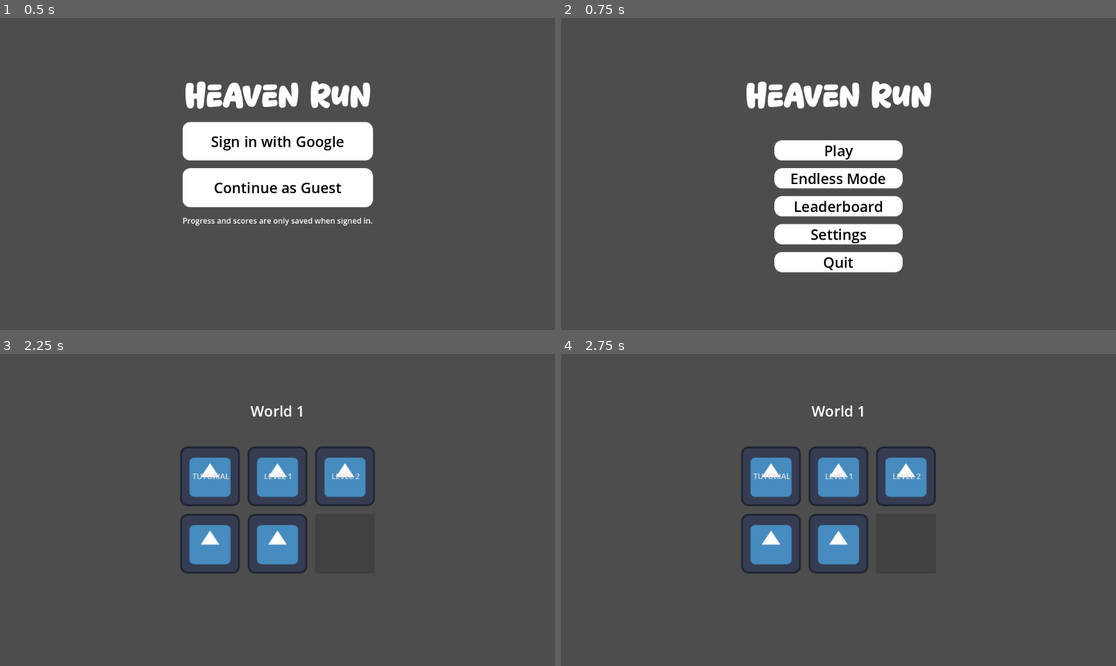
Above: before the commit, frames 1-4 (two rows, left to right).
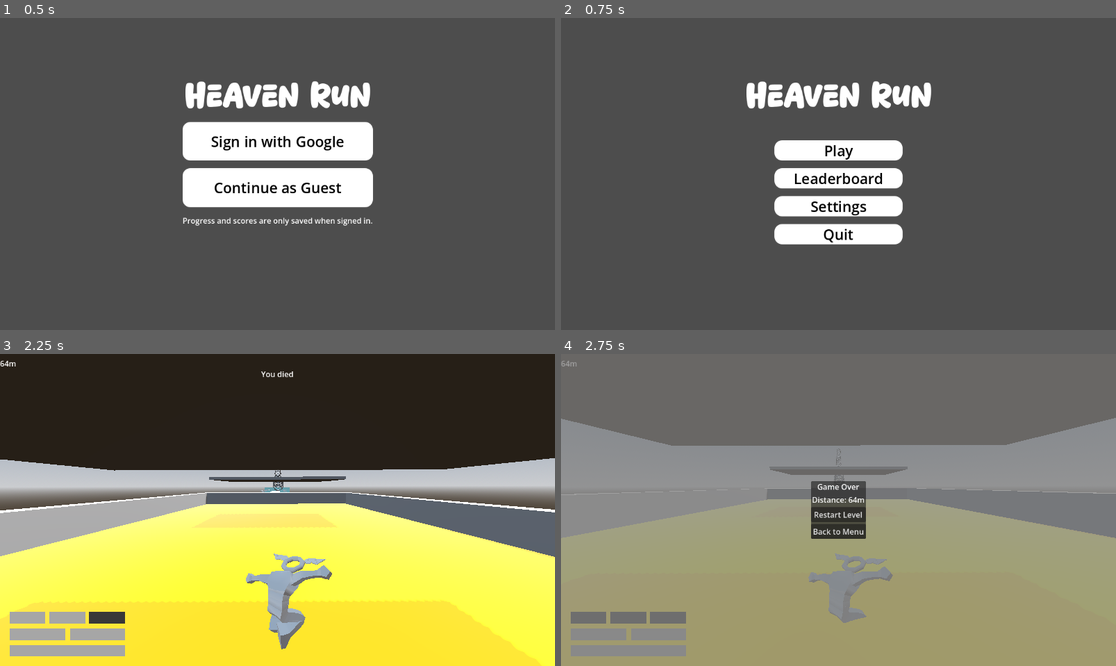
Above: after the commit, the same moments.

Repository: jpvds1/DDJD
Game: Godot game, scene res://scenes/game_controller.tscn
Same seed, same stepped clock (60 frames per second), same inputs: the game is played once before the commit and once after it. The engine's default icon, where the game draws it, is replaced by a stand-in: a white triangle on a blue panel in a dark square.
Inputs (mouse positions are in pixels of both pictures, inside the frame that each line leads up to):
- Up to frame 1 (0.5 s): no input
- Up to frame 2 (0.75 s): click "Continue as Guest" at 0.5 s
- Up to frame 3 (2.25 s): click "Play" at 1.25 s; click (344, 544) at 2 s
- Up to frame 4 (2.75 s): no input

Frame 1 is identical in both runs. In frame 2, 2.4% of the frame differs, in the area x 38-62%, y 49-82%; in frame 3, 99%; in frame 4, 100%, in the area x 0-100%, y 0-100%.

Commit message:
feat(endless mode): removed endless mode from main menu, added level 6 as endless mode

Diff:
--- a/platformer-game/scenes/levels/endless_chunks/chunk_easy_lasers.tscn
+++ b/platformer-game/scenes/levels/endless_chunks/chunk_easy_lasers.tscn
@@ -25,4 +25,4 @@
 transform = Transform3D(-0.022652466, 0, -0.99974346, 0, 1, 0, 0.99974346, 0, -0.022652466, 6.0760937, 0.6822696, -11.973789)
 
 [node name="ExitMarker" type="Marker3D" parent="." unique_id=1690020158]
-transform = Transform3D(1, 0, 0, 0, 1, 0, 0, 0, 1, 0.08395004, 0, -56.11392)
+transform = Transform3D(1, 0, 0, 0, 1, 0, 0, 0, 1, 0.08395004, 0, -64.02722)
--- a/platformer-game/scenes/levels/endless_chunks/chunk_easy_lava.tscn
+++ b/platformer-game/scenes/levels/endless_chunks/chunk_easy_lava.tscn
@@ -5,22 +5,22 @@
 [node name="ChunkEasyFlat" type="Node3D" unique_id=1751542582]
 
 [node name="ExitMarker" type="Marker3D" parent="." unique_id=1561299875]
-transform = Transform3D(1, 0, 0, 0, 1, 0, 0, 0, 1, 0.024184227, 0, -41.41545)
+transform = Transform3D(1, 0, 0, 0, 1, 0, 0, 0, 1, 0.024184227, 0, -64.8244)
 
-[node name="CSGBox3D" type="CSGBox3D" parent="ExitMarker" unique_id=72903072]
-transform = Transform3D(0.16780931, 0, 0, 0, 0.16780931, 0, 0, 0, 0.16780931, 0, -0.79055834, 29.469883)
+[node name="Lava" parent="." unique_id=273928513 instance=ExtResource("2_d1nxx")]
+transform = Transform3D(5.1885686, 0, 0, 0, 5.1885686, 0, 0, 0, 12.941816, -0.12969208, -2.1122818, 0.5157013)
+
+[node name="CSGBox3D" type="CSGBox3D" parent="." unique_id=72903072]
+transform = Transform3D(0.16780931, 0, 0, 0, 0.16780931, 0, 0, 0, 0.16780931, 0.024184227, 4.4575496, -11.945568)
 use_collision = true
 size = Vector3(50, 1, 31.34082)
 
-[node name="CSGBox3D2" type="CSGBox3D" parent="ExitMarker" unique_id=2075518079]
-transform = Transform3D(0.16780931, 0, 0, 0, 0.16780931, 0, 0, 0, 0.16780931, 0, -0.79055834, 41.42965)
+[node name="CSGBox3D2" type="CSGBox3D" parent="." unique_id=2075518079]
+transform = Transform3D(0.16780931, 0, 0, 0, 0.16780931, 0, 0, 0, 0.16780931, 0.024184227, 4.4575496, 0.014198303)
 use_collision = true
 size = Vector3(50, 1, 31.34082)
 
-[node name="CSGBox3D3" type="CSGBox3D" parent="ExitMarker" unique_id=831331745]
-transform = Transform3D(0.16780931, 0, 0, 0, 0.16780931, 0, 0, 0, 0.16780931, 0, -0.79055834, 53.95743)
+[node name="CSGBox3D3" type="CSGBox3D" parent="." unique_id=831331745]
+transform = Transform3D(0.16780931, 0, 0, 0, 0.16780931, 0, 0, 0, 0.16780931, 0.024184227, 4.4575496, 12.541981)
 use_collision = true
 size = Vector3(50, 1, 31.34082)
-
-[node name="Lava" parent="." unique_id=273928513 instance=ExtResource("2_d1nxx")]
-transform = Transform3D(5.1885686, 0, 0, 0, 5.1885686, 0, 0, 0, 12.941816, -0.12969208, -7.3603897, 0.5157013)
--- a/platformer-game/scenes/levels/endless_chunks/chunk_medium_boosts.tscn
+++ b/platformer-game/scenes/levels/endless_chunks/chunk_medium_boosts.tscn
@@ -17,6 +17,15 @@
 [node name="Area3D4" parent="." unique_id=1423558495 instance=ExtResource("1_lqjwd")]
 transform = Transform3D(1, 0, 0, 0, 0.48367962, 0.87524503, 0, -0.87524503, 0.48367962, 0.1842804, 16.233528, -18.104856)
 
+[node name="Area3D2" parent="." unique_id=58554600 instance=ExtResource("1_lqjwd")]
+transform = Transform3D(1, 0, 0, 0, 0.48367962, 0.87524503, 0, -0.87524503, 0.48367962, 0.1842804, 19.139679, -24.661598)
+
+[node name="Area3D5" parent="." unique_id=852731236 instance=ExtResource("1_lqjwd")]
+transform = Transform3D(1, 0, 0, 0, 0.48367962, 0.87524503, 0, -0.87524503, 0.48367962, 0.1842804, 19.87358, -25.98195)
+
+[node name="Area3D6" parent="." unique_id=79744812 instance=ExtResource("1_lqjwd")]
+transform = Transform3D(1, 0, 0, 0, 0.48367962, 0.87524503, 0, -0.87524503, 0.48367962, 0.1842804, 20.770786, -27.596098)
+
 [node name="Area3D8" parent="." unique_id=339786601 instance=ExtResource("1_lqjwd")]
 transform = Transform3D(1, 0, 0, 0, 0.6233202, 0.7819667, 0, -0.7819667, 0.6233202, 0.1842804, 3.632084, 20.12344)
 
@@ -25,6 +34,15 @@
 
 [node name="Area3D10" parent="." unique_id=1228821289 instance=ExtResource("1_lqjwd")]
 transform = Transform3D(1, 0, 0, 0, 0.6233202, 0.7819667, 0, -0.7819667, 0.6233202, 0.1842804, 5.731241, 17.503262)
+
+[node name="Area3D23" parent="." unique_id=410177983 instance=ExtResource("1_lqjwd")]
+transform = Transform3D(1, 0, 0, 0, 0.32901505, 0.9443246, 0, -0.9443246, 0.32901505, 0.1842804, 4.1089897, 31.54256)
+
+[node name="Area3D24" parent="." unique_id=1529501921 instance=ExtResource("1_lqjwd")]
+transform = Transform3D(1, 0, 0, 0, 0.32901505, 0.9443246, 0, -0.9443246, 0.32901505, 0.1842804, 4.609511, 30.117281)
+
+[node name="Area3D25" parent="." unique_id=1376726508 instance=ExtResource("1_lqjwd")]
+transform = Transform3D(1, 0, 0, 0, 0.32901505, 0.9443246, 0, -0.9443246, 0.32901505, 0.1842804, 5.221406, 28.374859)
 
 [node name="Area3D14" parent="." unique_id=671352194 instance=ExtResource("1_lqjwd")]
 transform = Transform3D(1, 0, 0, 0, 0.6561117, 0.75466377, 0, -0.75466377, 0.6561117, 0.1842804, 5.6255746, 11.867412)
--- a/platformer-game/scenes/ui/main_menu.tscn
+++ b/platformer-game/scenes/ui/main_menu.tscn
@@ -76,20 +76,6 @@
 theme_override_styles/focus = SubResource("StyleBoxEmpty_sl1te")
 text = "Play"
 
-[node name="Endless Mode" type="Button" parent="VBoxContainer2" unique_id=538081600]
-layout_mode = 2
-size_flags_vertical = 3
-theme_override_colors/font_color = Color(0, 0, 0, 1)
-theme_override_colors/font_focus_color = Color(0, 0, 0, 1)
-theme_override_colors/font_pressed_color = Color(0, 0, 0, 1)
-theme_override_colors/font_hover_color = Color(0, 0, 0, 1)
-theme_override_font_sizes/font_size = 30
-theme_override_styles/normal = SubResource("StyleBoxFlat_87aya")
-theme_override_styles/pressed = SubResource("StyleBoxFlat_sl1te")
-theme_override_styles/hover = SubResource("StyleBoxFlat_fe2o3")
-theme_override_styles/focus = SubResource("StyleBoxEmpty_sl1te")
-text = "Endless Mode"
-
 [node name="Customization" type="Button" parent="VBoxContainer2" unique_id=250529910]
 layout_mode = 2
 size_flags_vertical = 3
@@ -147,7 +133,6 @@
 text = "Quit"
 
 [connection signal="pressed" from="VBoxContainer2/Play" to="." method="_on_play_pressed"]
-[connection signal="pressed" from="VBoxContainer2/Endless Mode" to="." method="_on_endless_mode_pressed"]
 [connection signal="pressed" from="VBoxContainer2/Customization" to="." method="_on_customization_pressed"]
 [connection signal="pressed" from="VBoxContainer2/Leaderboard" to="." method="_on_leaderboard_pressed"]
 [connection signal="pressed" from="VBoxContainer2/Settings" to="." method="_on_settings_pressed"]
--- a/platformer-game/scripts/ui/levels_menu.gd
+++ b/platformer-game/scripts/ui/levels_menu.gd
@@ -41,4 +41,7 @@
 
 
 func _on_level_6_pressed() -> void:
-	pass # Replace with function body.
+	get_viewport().gui_release_focus()
+
+	var path = "res://scenes/levels/level_6.tscn"
+	Global.game_controller.change_3D_scene.call_deferred(path)
--- a/platformer-game/scripts/ui/main_menu.gd
+++ b/platformer-game/scripts/ui/main_menu.gd
@@ -8,9 +8,6 @@
 
 func _on_play_pressed() -> void:
 	Global.game_controller.change_GUI_scene("res://scenes/ui/levels_menu.tscn")
-
-func _on_endless_mode_pressed() -> void:
-	Global.game_controller.change_3D_scene("res://scenes/levels/endless_level.tscn")
 
 func _on_customization_pressed() -> void:
 	Global.game_controller.change_GUI_scene("res://scenes/ui/customization_menu.tscn")
Renamed: platformer-game/scenes/levels/endless_level.tscn -> platformer-game/scenes/levels/level_6.tscn
